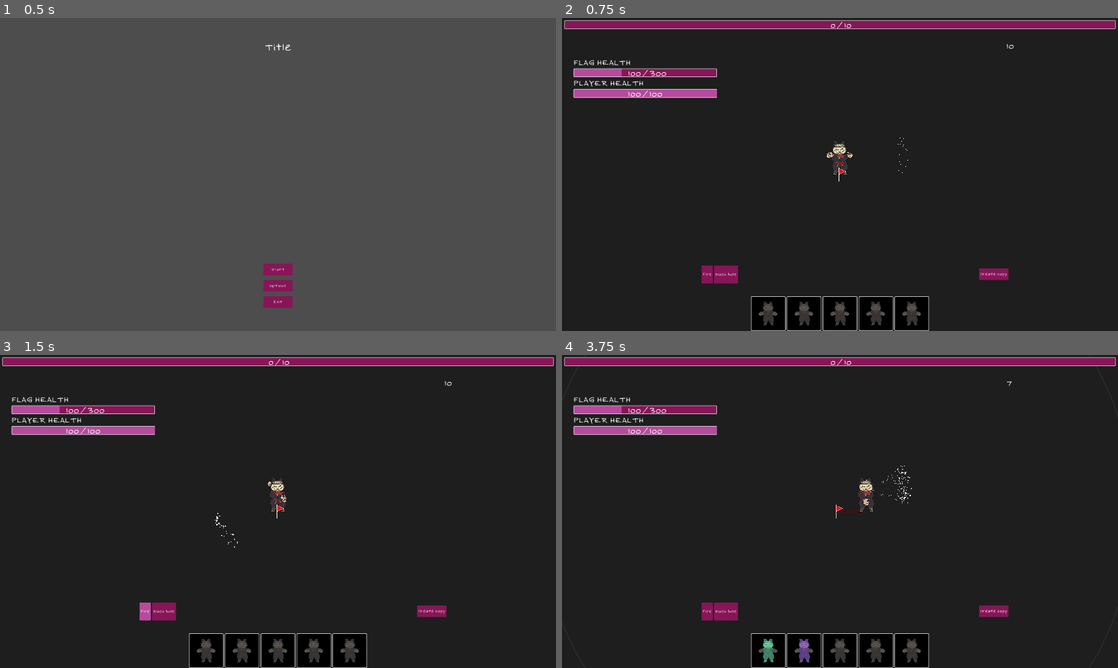
Above: before the commit, frames 1-4 (two rows, left to right).
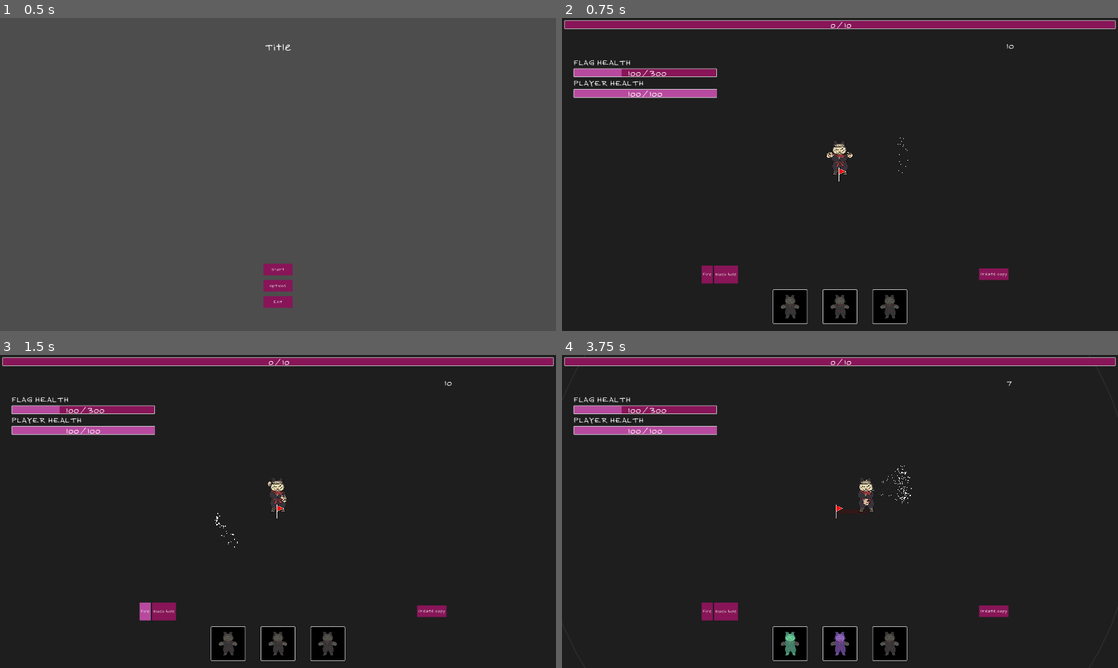
Above: after the commit, the same moments.

Repository: duckenclaw/gmtk2025
Game: Godot game, scene res://src/main_menu.tscn
Same seed, same stepped clock (60 frames per second), same inputs: the game is played once before the commit and once after it.
Inputs (mouse positions are in pixels of both pictures, inside the frame that each line leads up to):
- Up to frame 1 (0.5 s): no input
- Up to frame 2 (0.75 s): click "Start" at 0.5 s
- Up to frame 3 (1.5 s): click "Fire" at 1.25 s
- Up to frame 4 (3.75 s): click "Black hole" at 2 s; click "Create copy" at 2.75 s; tap Enter at 3.5 s; move the mouse to (962, 495) at 3.52 s; press the mouse at (962, 495) at 3.53 s; hold Right (ui_right) from 3.53 s (still down)

Frame 1 is identical in both runs. In frame 2, 2.8% of the frame differs, in the area x 33-67%, y 86-100%; in frame 3, 2.8%; in frame 4, 3.0%.

Commit message:
improved uis

Diff:
--- a/src/game/state.gd
+++ b/src/game/state.gd
@@ -18,7 +18,7 @@
 var flag_regen: float = 20.0
 
 # COPIES
-var max_copies: int = 5
+var max_copies: int = 3
 var current_copies: int = 0
 var all_time_copies: int = 0
 var records: Array[Record]
--- a/src/ui/copy_button.gd
+++ b/src/ui/copy_button.gd
@@ -1,13 +1,12 @@
-extends PanelContainer
+extends MarginContainer
 class_name CopyButton
 
 var record: Record
 var copy: Player
 
-@onready var player: TextureRect = $MarginContainer/Container/Player
-@onready var left_hand: TextureRect = $MarginContainer/Container/LeftHand
-@onready var right_hand: TextureRect = $MarginContainer/Container/RightHand
-
+@onready var player: TextureRect = $PanelContainer/MarginContainer/Container/Player
+@onready var left_hand: TextureRect = $PanelContainer/MarginContainer/Container/LeftHand
+@onready var right_hand: TextureRect = $PanelContainer/MarginContainer/Container/RightHand
 
 func _ready() -> void:
 	if record != null:
--- a/src/ui/copy_button.tscn
+++ b/src/ui/copy_button.tscn
@@ -8,22 +8,29 @@
 [ext_resource type="Texture2D" uid="uid://cw7irwvgn2fk" path="res://assets/art/player/right_hand_front.PNG" id="4_d2r1c"]
 [ext_resource type="Material" uid="uid://brl4r63pus6xw" path="res://assets/shaders/hands_shadow_material.tres" id="4_jyban"]
 
-[node name="CopyButton" type="PanelContainer"]
-offset_left = 8.0
-offset_top = 8.0
-offset_right = 628.0
-offset_bottom = 828.0
+[node name="CopyButton" type="MarginContainer"]
+offset_left = 2.0
+offset_top = 2.0
+offset_right = 618.0
+offset_bottom = 818.0
+theme_override_constants/margin_left = 24
+theme_override_constants/margin_top = 24
+theme_override_constants/margin_right = 24
+theme_override_constants/margin_bottom = 24
 script = ExtResource("1_6lgf1")
 
-[node name="MarginContainer" type="MarginContainer" parent="."]
+[node name="PanelContainer" type="PanelContainer" parent="."]
 layout_mode = 2
 
-[node name="Container" type="CenterContainer" parent="MarginContainer"]
+[node name="MarginContainer" type="MarginContainer" parent="PanelContainer"]
+layout_mode = 2
+
+[node name="Container" type="CenterContainer" parent="PanelContainer/MarginContainer"]
 layout_mode = 2
 size_flags_horizontal = 0
 size_flags_vertical = 0
 
-[node name="Player" type="TextureRect" parent="MarginContainer/Container"]
+[node name="Player" type="TextureRect" parent="PanelContainer/MarginContainer/Container"]
 material = ExtResource("2_d2r1c")
 custom_minimum_size = Vector2(100, 100)
 layout_mode = 2
@@ -31,7 +38,7 @@
 expand_mode = 1
 stretch_mode = 5
 
-[node name="LeftHand" type="TextureRect" parent="MarginContainer/Container"]
+[node name="LeftHand" type="TextureRect" parent="PanelContainer/MarginContainer/Container"]
 material = ExtResource("4_jyban")
 custom_minimum_size = Vector2(100, 100)
 layout_mode = 2
@@ -39,7 +46,7 @@
 expand_mode = 1
 stretch_mode = 5
 
-[node name="RightHand" type="TextureRect" parent="MarginContainer/Container"]
+[node name="RightHand" type="TextureRect" parent="PanelContainer/MarginContainer/Container"]
 material = ExtResource("4_jyban")
 custom_minimum_size = Vector2(100, 100)
 layout_mode = 2
@@ -47,10 +54,10 @@
 expand_mode = 1
 stretch_mode = 5
 
-[node name="TextureRect" type="TextureRect" parent="MarginContainer"]
+[node name="TextureRect" type="TextureRect" parent="PanelContainer/MarginContainer"]
 layout_mode = 2
 
-[node name="ClickListener" type="Node" parent="."]
+[node name="ClickListener" type="Node" parent="PanelContainer"]
 script = ExtResource("2_h6mug")
 
-[connection signal="mouse_pressed" from="ClickListener" to="." method="_on_click_listener_mouse_pressed"]
+[connection signal="mouse_pressed" from="PanelContainer/ClickListener" to="PanelContainer" method="_on_click_listener_mouse_pressed"]
--- a/src/ui/game_ui.gd
+++ b/src/ui/game_ui.gd
@@ -15,7 +15,7 @@
 @onready var exp_progress_bar: ProgressBar = $ExpContainer/ProgressBar
 
 @onready var actions_container: HBoxContainer = $Actions
-@onready var copies_container: HBoxContainer = $CopiesCenterContainer/Copies
+@onready var copies_container: BoxContainer = $CopiesCenterContainer/Copies
 
 
 
--- a/src/ui/game_ui.tscn
+++ b/src/ui/game_ui.tscn
@@ -83,6 +83,7 @@
 anchor_top = 1.0
 anchor_right = 1.0
 anchor_bottom = 1.0
+offset_top = -168.0
 grow_horizontal = 2
 grow_vertical = 0
 
--- a/src/upgrades/upgrade_card.tscn
+++ b/src/upgrades/upgrade_card.tscn
@@ -14,17 +14,20 @@
 theme_override_constants/margin_bottom = 32
 
 [node name="VBoxContainer" type="VBoxContainer" parent="MarginContainer"]
+custom_minimum_size = Vector2(300, 300)
 layout_mode = 2
 
 [node name="TitleLabel" type="Label" parent="MarginContainer/VBoxContainer"]
 layout_mode = 2
 text = "Upgrade title"
+horizontal_alignment = 1
 
 [node name="TextureRect" type="TextureRect" parent="MarginContainer/VBoxContainer"]
 custom_minimum_size = Vector2(100, 100)
 layout_mode = 2
 
 [node name="DescriptionLabel" type="Label" parent="MarginContainer/VBoxContainer"]
+custom_minimum_size = Vector2(300, 0)
 layout_mode = 2
 text = "Description"
 autowrap_mode = 3
--- a/src/upgrades/upgrade_list.gd
+++ b/src/upgrades/upgrade_list.gd
@@ -30,6 +30,15 @@
 
 		list.append(upgrade)
 
+	for i in 6:
+		var upgrade: Upgrade = Upgrade.new()
+
+		upgrade.title = "More Shadows!"
+		upgrade.desctiption = "Allows you add one more copy of yourself"
+		upgrade.action = func(): State.max_copies += 1
+
+		list.append(upgrade)
+
 	for i in 3:
 		var upgrade: Upgrade = Upgrade.new()
 
--- a/src/upgrades/upgrade_menu.gd
+++ b/src/upgrades/upgrade_menu.gd
@@ -6,8 +6,7 @@
 var all_upgrades: Array[Upgrade]
 
 @onready var color_rect: ColorRect = $ColorRect
-@onready var h_box_container: HBoxContainer = $HBoxContainer
-
+@onready var h_box_container: HBoxContainer = $CenterContainer/HBoxContainer
 
 func _ready() -> void:
 	all_upgrades = UpgradeList.get_upgrade_list()
--- a/src/upgrades/upgrade_menu.tscn
+++ b/src/upgrades/upgrade_menu.tscn
@@ -13,15 +13,33 @@
 offset_bottom = 1130.0
 color = Color(0, 0, 0, 0.105882354)
 
-[node name="Label" type="Label" parent="."]
-offset_left = 868.0
-offset_top = 178.0
-offset_right = 987.0
-offset_bottom = 201.0
-text = "Select upgrade!"
+[node name="CenterContainer2" type="CenterContainer" parent="."]
+anchors_preset = 10
+anchor_right = 1.0
+offset_left = 7.0
+offset_top = 123.0
+offset_right = 7.0
+offset_bottom = 193.0
+grow_horizontal = 2
 
-[node name="HBoxContainer" type="HBoxContainer" parent="."]
-offset_left = 786.0
-offset_top = 452.0
-offset_right = 1160.0
-offset_bottom = 599.0
+[node name="VBoxContainer" type="VBoxContainer" parent="CenterContainer2"]
+layout_mode = 2
+
+[node name="Label" type="Label" parent="CenterContainer2/VBoxContainer"]
+layout_mode = 2
+text = "SELECT UPGRADE"
+horizontal_alignment = 1
+
+[node name="HintLabel" type="Label" parent="CenterContainer2/VBoxContainer"]
+layout_mode = 2
+text = "Attention! Upgrades are applied only to you and your NEW shadows"
+
+[node name="CenterContainer" type="CenterContainer" parent="."]
+anchors_preset = 15
+anchor_right = 1.0
+anchor_bottom = 1.0
+grow_horizontal = 2
+grow_vertical = 2
+
+[node name="HBoxContainer" type="HBoxContainer" parent="CenterContainer"]
+layout_mode = 2
